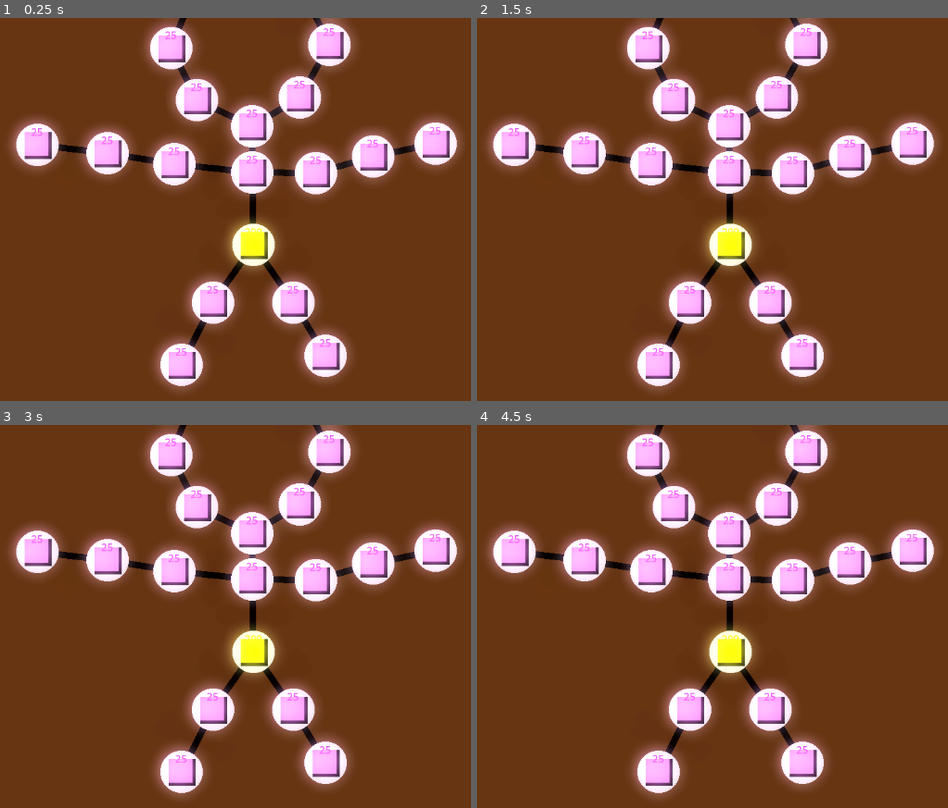
Above: before the commit, frames 1-4 (two rows, left to right).
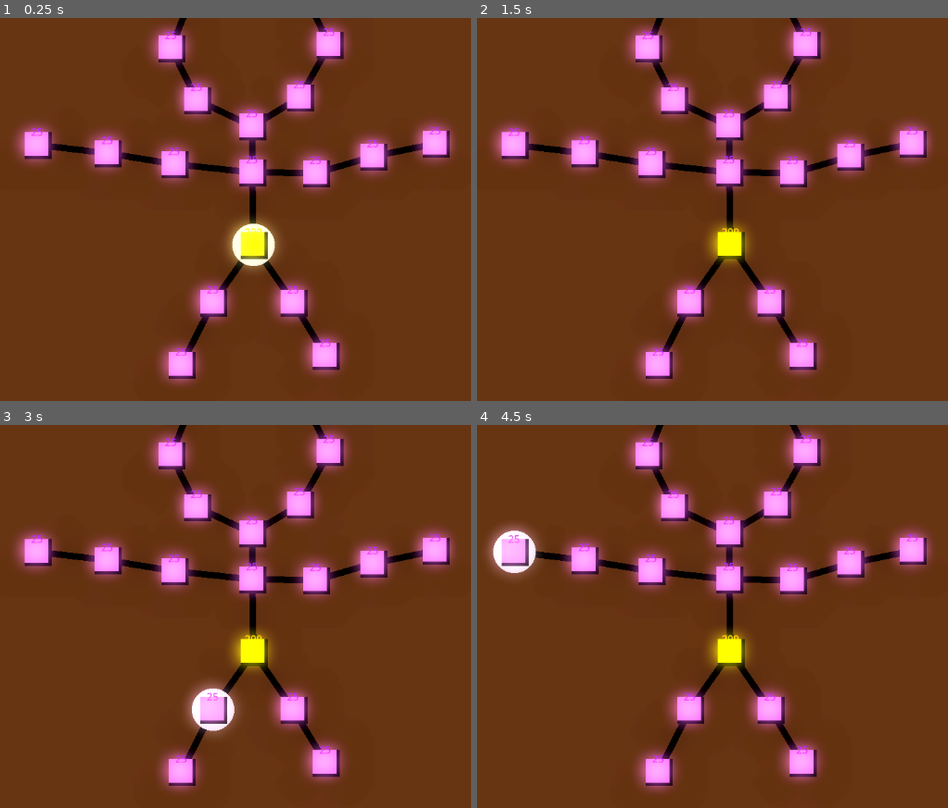
Above: after the commit, the same moments.

Repository: syshotdev/RiskyStrats
Game: Godot game, scene res://main.tscn
Same seed, same stepped clock (60 frames per second), same inputs: the game is played once before the commit and once after it.
Inputs (mouse positions are in pixels of both pictures, inside the frame that each line leads up to):
- Up to frame 1 (0.25 s): no input
- Up to frame 2 (1.5 s): tap Enter at 0.5 s; move the mouse to (891, 205) at 0.52 s; tap Q (Tier1) at 0.6 s; click (891, 205) at 0.67 s; tap Space at 1.25 s; move the mouse to (580, 247) at 1.27 s; tap W (Tier2) at 1.35 s; click (580, 247) at 1.42 s
- Up to frame 3 (3 s): tap Enter at 2 s; move the mouse to (329, 539) at 2.02 s; tap E (Tier3) at 2.1 s; click (329, 539) at 2.17 s; tap Space at 2.75 s; move the mouse to (216, 716) at 2.77 s; tap R (Tier4) at 2.85 s; click (216, 716) at 2.92 s
- Up to frame 4 (4.5 s): tap Enter at 3.5 s; move the mouse to (outside the picture) at 3.52 s; tap Q (Tier1) at 3.6 s; click (outside the picture) at 3.67 s; tap Space at 4.25 s; move the mouse to (509, 570) at 4.27 s; tap W (Tier2) at 4.35 s; click (509, 570) at 4.42 s

The runs differ from the first frame. In frame 1, 17% of the frame differs, in the area x 2-98%, y 0-98%; in frame 2, 18%; in frame 3, 17%; in frame 4, 17%.

Commit message:
Added white circle around selected nodes. Fixed other things too

Diff:
--- a/Objects/GameNode/Select.gd
+++ b/Objects/GameNode/Select.gd
@@ -1,16 +1,38 @@
 extends Area2D
 
-signal selectionChanged(selected : bool)
-signal onHovered(hovered : bool)
+signal selected(boolean : bool)
 
-var isSelected := false : set = setSelected
-var isHovered := false : set = setHovered
-
-func setHovered(hovered : bool):
-	isHovered = hovered
-	onHovered.emit(isHovered)
+# Keeps track of the amount of things that have selected this
+var howManySelected : int = 0
 
 
-func setSelected(selected : bool):
-	isSelected = selected
-	selectionChanged.emit(isSelected)
+func areaEntered(area : Area2D):
+	# If not selectable area, stop this code path
+	if(!isSelectable(area)):
+		return
+
+	howManySelected += 1
+	selected.emit(true)
+
+
+func areaExited(area : Area2D):
+	# If not selectable area, stop this code path
+	if(!isSelectable(area)):
+		return
+
+	# Amount of selected things, to fix bug where exit of hover thing
+	# sends a false thing even if selected by selection area
+	howManySelected -= 1
+	if(howManySelected > 0):
+		return
+
+	selected.emit(false)
+
+
+# Checks if selection area or hovered node selection
+func isSelectable(area):
+	if(area.get_parent() is SelectionArea):
+		return true
+	elif(area is HoveredNode):
+		return true
+	return false
--- a/Objects/GameNode/gameNode.gd
+++ b/Objects/GameNode/gameNode.gd
@@ -143,11 +143,6 @@
 			dictionary.erase(key)
 	return dictionary
 
-# When selection updated, turn on white circle to show selection
-func onSelected(selected):
-	# While circle script here
-	whiteCircle.visible = selected
-
 
 func changeCurrentColorToBiggestColor(colorUnits):
 	var biggestAmount := 0
@@ -176,3 +171,11 @@
 
 	# Sends a signal to update color rect
 	changeNodeColor.emit(currentColor)
+
+# These functions are for white selection circle thing
+func onSelected(boolean):
+	whiteCircleToggle(boolean)
+
+func whiteCircleToggle(isVisible : bool):
+	if(whiteCircle != null):
+		whiteCircle.visible = isVisible
--- a/Objects/GameNode/node.tscn
+++ b/Objects/GameNode/node.tscn
@@ -8,11 +8,13 @@
 [sub_resource type="RectangleShape2D" id="RectangleShape2D_kh0e4"]
 size = Vector2(40, 40)
 
-[node name="GameNode" type="Node2D"]
+[node name="GameNode" type="Node2D" node_paths=PackedStringArray("whiteCircle")]
 script = ExtResource("1_xo6op")
+whiteCircle = NodePath("ShapeVisualizer")
 
 [node name="ShapeVisualizer" type="Node2D" parent="."]
 script = ExtResource("2_vqord")
+defaultVisiblity = false
 shapeToDraw = 1
 color = Color(0.776471, 0.776471, 0.776471, 1)
 canvasLayer = 1
@@ -70,4 +72,6 @@
 
 [connection signal="addColorToDisplay" from="." to="Control" method="updateColorDisplay"]
 [connection signal="changeNodeColor" from="." to="Control" method="changeColor"]
-[connection signal="selectionChanged" from="SelectionArea2D" to="." method="onSelected"]
+[connection signal="area_entered" from="SelectionArea2D" to="SelectionArea2D" method="areaEntered"]
+[connection signal="area_exited" from="SelectionArea2D" to="SelectionArea2D" method="areaExited"]
+[connection signal="selected" from="SelectionArea2D" to="." method="onSelected"]
--- a/Objects/Road/road.gd
+++ b/Objects/Road/road.gd
@@ -27,7 +27,8 @@
 
 
 func _draw():
-	drawLine(node1.global_position, node2.global_position)
+	if(node1 != null and node2 != null):
+		drawLine(node1.global_position, node2.global_position)
 
 
 func drawLine(pos1 : Vector2, pos2 : Vector2):
--- a/Objects/Selection stuff/SelectionArea.gd
+++ b/Objects/Selection stuff/SelectionArea.gd
@@ -90,10 +90,14 @@
 
 
 func selectionEntered(area):
-	if(area.get_parent() is GameNode):
-		gameNodes[area] = 0.0
+	if(isGameNode(area)):
+		gameNodes[area] = 0
 
 
 func selectionExited(area):
-	if(area.get_parent() is GameNode):
+	if(isGameNode(area)):
 		gameNodes.erase(area)
+
+
+func isGameNode(area) -> bool:
+	return area.get_parent() is GameNode
--- a/Useful scripts/shapeVisualizer.gd
+++ b/Useful scripts/shapeVisualizer.gd
@@ -9,14 +9,18 @@
 	LINE,
 }
 
+@export var defaultVisiblity : bool = true
 @export var shapeToDraw : shapes
 @export var color : Color
 @export var canvasLayer : int = 0
 
-@export var thickness : float
-@export var radius : float
+@export var thickness : int
+@export var radius : int
 # For road
 @export var to : Vector2
+
+func _ready():
+	visible = defaultVisiblity
 
 
 func _draw():
